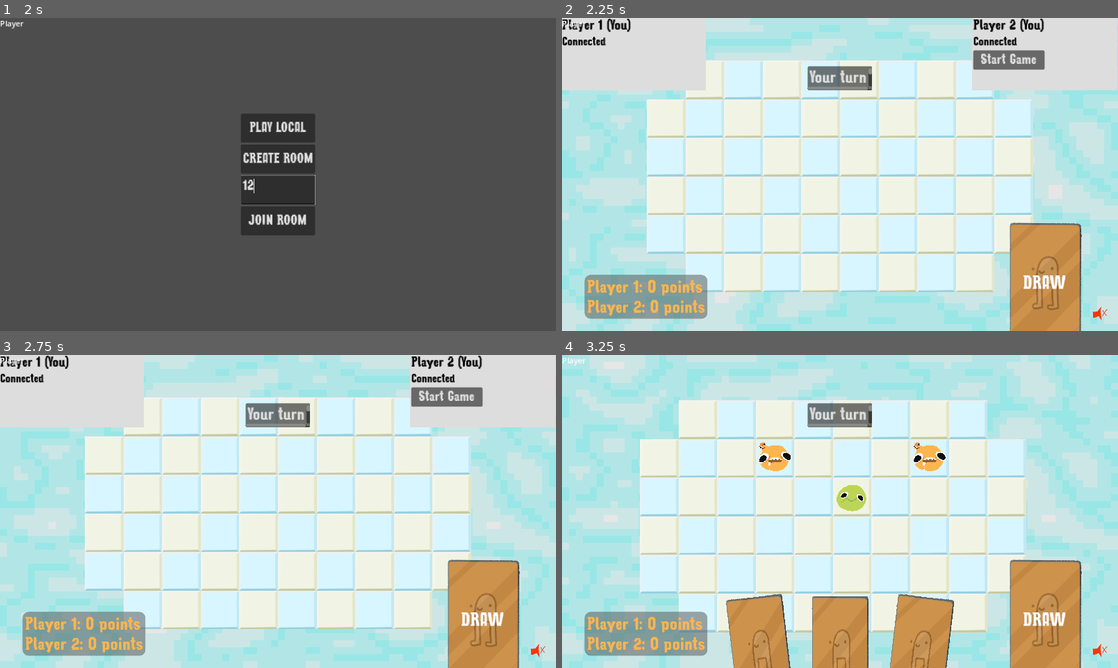
Above: before the commit, frames 1-4 (two rows, left to right).
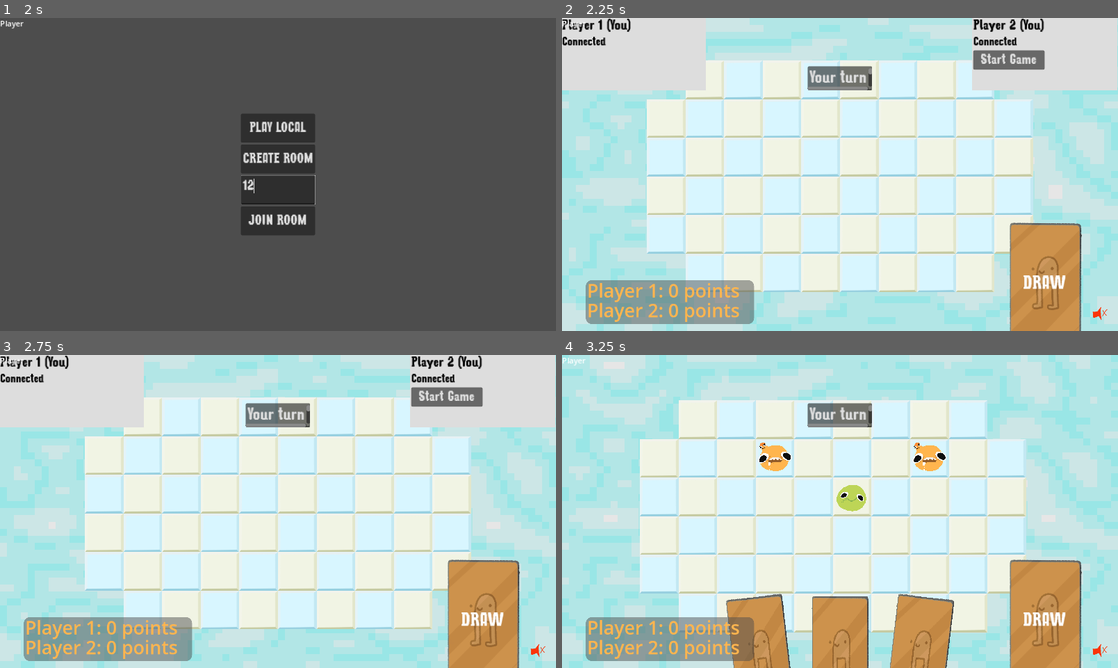
Above: after the commit, the same moments.

Repository: patator62180/GDWL_67
Game: Godot game, scene res://scenes/main/main.tscn
Same seed, same stepped clock (60 frames per second), same inputs: the game is played once before the commit and once after it.
Inputs (mouse positions are in pixels of both pictures, inside the frame that each line leads up to):
- Up to frame 1 (2 s): click "[FAKE] Start as player (local)" at 0.5 s; click (278, 190) at 1.27 s; type "12" at 1.35 s
- Up to frame 2 (2.25 s): click "PLAY LOCAL" at 2 s
- Up to frame 3 (2.75 s): no input
- Up to frame 4 (3.25 s): click "Start Game" at 2.75 s

Frame 1 is identical in both runs. In frame 2, 3.1% of the frame differs, in the area x 4-35%, y 82-98%; in frame 3, 3.1%; in frame 4, 3.1%.

Commit message:
fix hud dependencies

Diff:
--- a/scenes/HUD/hud.gd
+++ b/scenes/HUD/hud.gd
@@ -7,6 +7,8 @@
 @export var hand: Hand
 @export var your_turn_label : Control
 @export var other_player_turn_label : Control
+@export var horizontal_slider: HSlider
+@export var score_card : ScoreControl
 
 signal mute_music
 
@@ -15,6 +17,9 @@
     $YouLostLabel.visible = false
     your_turn_label.visible = false
     other_player_turn_label.visible = false
+    var game = get_parent() as Game
+    game.p1_scored.connect(score_card._on_game_p_1_scored)
+    game.p1_scored.connect(score_card._on_game_p_1_scored)
 
 func _process(delta):
     set_turn_label()
--- a/scenes/HUD/hud.tscn
+++ b/scenes/HUD/hud.tscn
@@ -48,12 +48,14 @@
 properties/1/spawn = true
 properties/1/replication_mode = 1
 
-[node name="HUD" type="CanvasLayer" node_paths=PackedStringArray("player_cards", "hand", "your_turn_label", "other_player_turn_label")]
+[node name="HUD" type="CanvasLayer" node_paths=PackedStringArray("player_cards", "hand", "your_turn_label", "other_player_turn_label", "horizontal_slider", "score_card")]
 script = ExtResource("1_wj8wa")
 player_cards = [NodePath("PlayerCards/PlayerCard0Anchor/PlayerCard0"), NodePath("PlayerCards/PlayerCard1Anchor/PlayerCard1"), NodePath("PlayerCards/PlayerCard2Anchor/PlayerCard2"), NodePath("PlayerCards/PlayerCard3Anchor/PlayerCard3")]
 hand = NodePath("Hand")
 your_turn_label = NodePath("TurnLabel")
 other_player_turn_label = NodePath("OtherPlayerTurnLabel")
+horizontal_slider = NodePath("ColorChoicePlayer1/HSlider")
+score_card = NodePath("ScoreCard")
 
 [node name="PlayerCards" type="Control" parent="."]
 layout_mode = 3
@@ -162,8 +164,7 @@
 
 [node name="Hand" parent="." instance=ExtResource("5_euuyo")]
 
-[node name="ScoreCard" type="Control" parent="."]
-unique_name_in_owner = true
+[node name="ScoreCard" type="Control" parent="." node_paths=PackedStringArray("score_label_j1", "score_label_j2")]
 layout_mode = 3
 anchors_preset = 2
 anchor_top = 1.0
@@ -173,6 +174,8 @@
 grow_vertical = 0
 scale = Vector2(0.64, 0.64)
 script = ExtResource("3_og24l")
+score_label_j1 = NodePath("Score J1")
+score_label_j2 = NodePath("Score J2")
 
 [node name="Panel" type="Panel" parent="ScoreCard"]
 layout_mode = 1
@@ -187,7 +190,6 @@
 theme_override_styles/panel = SubResource("StyleBoxFlat_lbym6")
 
 [node name="Score J1" type="Label" parent="ScoreCard"]
-unique_name_in_owner = true
 material = SubResource("ShaderMaterial_p7vvi")
 layout_mode = 1
 anchors_preset = 4
@@ -200,11 +202,10 @@
 grow_vertical = 2
 theme_override_colors/font_color = Color(1, 0.709804, 0.305882, 1)
 theme_override_font_sizes/font_size = 60
-text = "Player 1:"
+text = "Player 1: 0 points"
 metadata/_edit_use_anchors_ = true
 
 [node name="Score J2" type="Label" parent="ScoreCard"]
-unique_name_in_owner = true
 material = SubResource("ShaderMaterial_0fcvg")
 layout_mode = 1
 anchors_preset = 4
@@ -217,7 +218,7 @@
 grow_vertical = 2
 theme_override_colors/font_color = Color(1, 0.709804, 0.305882, 1)
 theme_override_font_sizes/font_size = 60
-text = "Player 2:"
+text = "Player 2: 0 points"
 
 [node name="ColorChoicePlayer1" type="Control" parent="."]
 visible = false
--- a/scenes/game/ScoreControl.gd
+++ b/scenes/game/ScoreControl.gd
@@ -1,25 +1,30 @@
 extends Control
 
-var scoreJ1 = 0
-var scoreJ2 = 0
+class_name ScoreControl
+
 @export var scoreObjectif = 3
+@export var score_label_j1 : Label
+@export var score_label_j2 : Label
+
+var score_j1 = 0
+var score_j2 = 0
 
 signal scoreAtteint
 
 func _ready():
     if not OS.has_feature('dedicated_server'):
-        %"Score J1".material.set_shader_parameter("Shift_Hue", get_parent().PlayerManagers.array[0].modulateFaceColor)
-        %"Score J2".material.set_shader_parameter("Shift_Hue", get_parent().PlayerManagers.array[1].modulateFaceColor)
+        score_label_j1.material.set_shader_parameter("Shift_Hue", get_parent().PlayerManagers.array[0].modulateFaceColor)
+        score_label_j2.material.set_shader_parameter("Shift_Hue", get_parent().PlayerManagers.array[1].modulateFaceColor)
 
 
 func _on_game_p_1_scored():
-    scoreJ1+=1
-    %"Score J1".text = "Player 1: " + str(scoreJ1) + " points"
-    if scoreJ1==scoreObjectif:
+    score_j1+=1
+    score_label_j1.text = "Player 1: " + str(score_j1) + " points"
+    if score_j1==scoreObjectif:
         emit_signal("scoreAtteint")
 
 func _on_game_p_2_scored():
-    scoreJ2+=1
-    %"Score J2".text = "Player 2: " + str(scoreJ2) + " points"
-    if scoreJ2==scoreObjectif:
+    score_j2+=1
+    score_label_j2.text = "Player 2: " + str(score_j2) + " points"
+    if score_j2==scoreObjectif:
         emit_signal("scoreAtteint")
--- a/scenes/game/game.tscn
+++ b/scenes/game/game.tscn
@@ -6,7 +6,6 @@
 [ext_resource type="Script" path="res://scenes/game/hazard_mananger.gd" id="3_vmlt8"]
 [ext_resource type="PackedScene" uid="uid://biqj0t60x1dv0" path="res://scenes/HUD/hud.tscn" id="4_df5lj"]
 [ext_resource type="Script" path="res://scenes/game/player_controller.gd" id="5_c6l1t"]
-[ext_resource type="Theme" path="res://scenes/background/theme_principal.tres" id="5_j0bn7"]
 [ext_resource type="PackedScene" uid="uid://de6fuev88g57f" path="res://scenes/grid/grid.tscn" id="6_ybaom"]
 [ext_resource type="AudioStream" uid="uid://fmbwgsnigl5y" path="res://sfx/victory.mp3" id="8_2tbbm"]
 [ext_resource type="PackedScene" uid="uid://ddsgdn7jinj07" path="res://scenes/host/host.tscn" id="8_va0h3"]
@@ -28,7 +27,7 @@
 player_controller = NodePath("PlayerController")
 camera = NodePath("Camera2D")
 
-[node name="PlayerController" type="Node2D" parent="." node_paths=PackedStringArray("hud", "game", "player_managers", "grid", "defeat_sound", "victory_sound", "card_selection_sound", "horizontal_slider")]
+[node name="PlayerController" type="Node2D" parent="." node_paths=PackedStringArray("hud", "game", "player_managers", "grid", "defeat_sound", "victory_sound", "card_selection_sound")]
 script = ExtResource("5_c6l1t")
 hud = NodePath("../HUD")
 game = NodePath("..")
@@ -38,24 +37,9 @@
 defeat_sound = NodePath("../Audio/Defeat")
 victory_sound = NodePath("../Audio/Victory")
 card_selection_sound = NodePath("../Audio/CardSelection")
-horizontal_slider = NodePath("../HUD/ColorChoicePlayer1/HSlider")
 
 [node name="HUD" parent="." node_paths=PackedStringArray("PlayerManagers") instance=ExtResource("4_df5lj")]
 PlayerManagers = NodePath("../PlayerManagers")
-
-[node name="Panel" parent="HUD/ScoreCard" index="0"]
-offset_left = 73.0
-offset_top = -139.0
-offset_right = 471.0
-offset_bottom = 3.0
-
-[node name="Score J1" parent="HUD/ScoreCard" index="1"]
-theme = ExtResource("5_j0bn7")
-text = "Player 1: 0 points"
-
-[node name="Score J2" parent="HUD/ScoreCard" index="2"]
-theme = ExtResource("5_j0bn7")
-text = "Player 2: 0 points"
 
 [node name="Camera2D" type="Camera2D" parent="."]
 zoom = Vector2(0.8, 0.8)
@@ -92,11 +76,6 @@
 [node name="Shockwave" type="AudioStreamPlayer" parent="Audio"]
 stream = ExtResource("12_xl8hs")
 
-[connection signal="p1_scored" from="." to="HUD/ScoreCard" method="_on_game_p_1_scored"]
-[connection signal="p2_scored" from="." to="HUD/ScoreCard" method="_on_game_p_2_scored"]
-[connection signal="scoreAtteint" from="HUD/ScoreCard" to="." method="_on_score_card_score_atteint"]
-
-[editable path="HUD"]
 [editable path="Background"]
 [editable path="PlayerManagers"]
 [editable path="PlayerManagers/PlayerManager0"]
--- a/scenes/game/player_controller.gd
+++ b/scenes/game/player_controller.gd
@@ -10,7 +10,6 @@
 @export var defeat_sound: AudioStreamPlayer
 @export var victory_sound: AudioStreamPlayer
 @export var card_selection_sound: AudioStreamPlayer
-@export var horizontal_slider: HSlider
 
 var player_index: int
 var player_index_playing: int = -1
@@ -27,7 +26,7 @@
 @rpc('authority')
 func propagate_start_game():
     hud.player_cards[player_index].set_start_game_button_enabled(false)
-    player_managers.array[0].modulateFaceColor = horizontal_slider.value
+    player_managers.array[0].modulateFaceColor = hud.horizontal_slider.value
     hud.hand.draw_multiple(2)
 
 @rpc('authority')
Not shown: 1 places in scenes/game/game.tscn that only renumber resources
